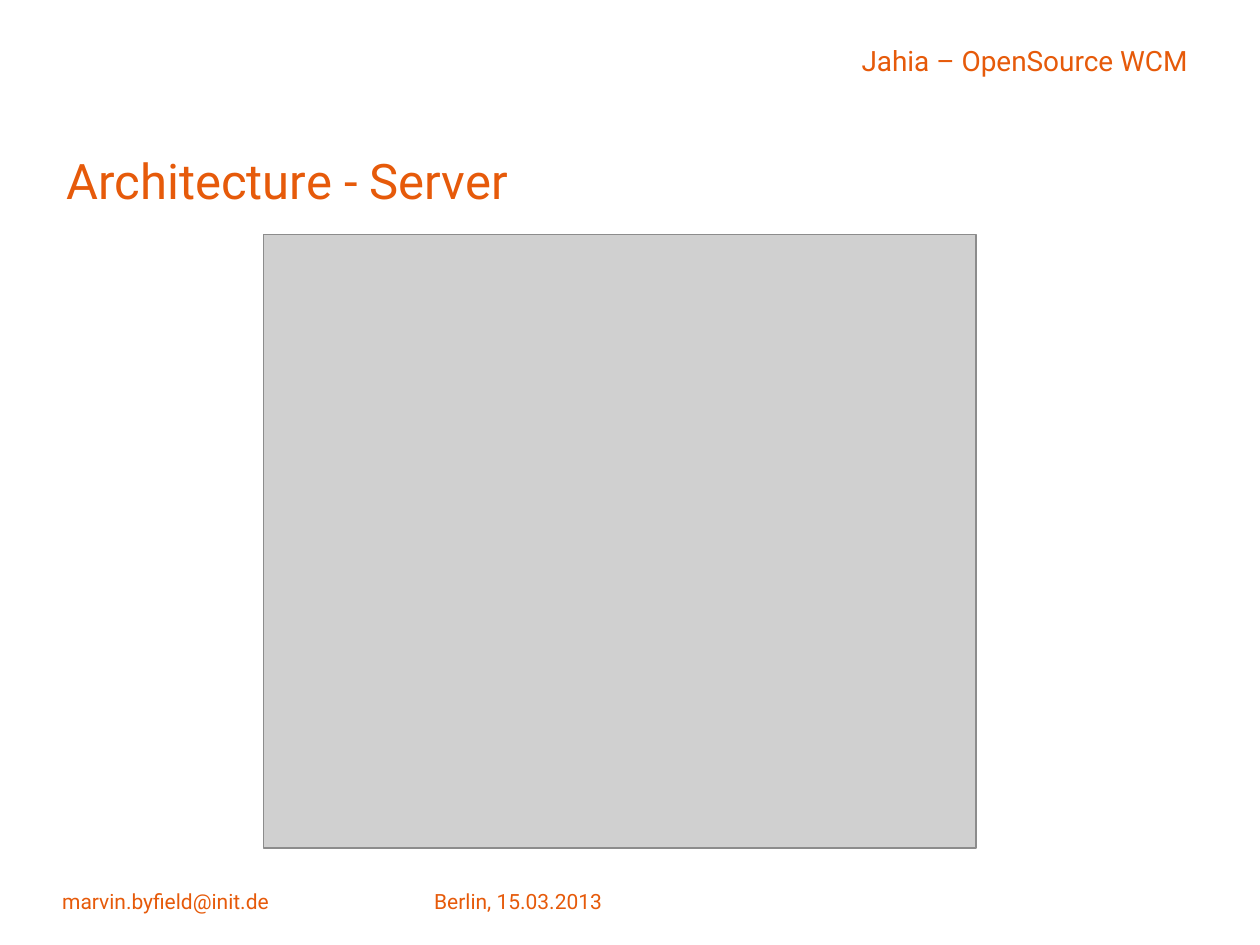
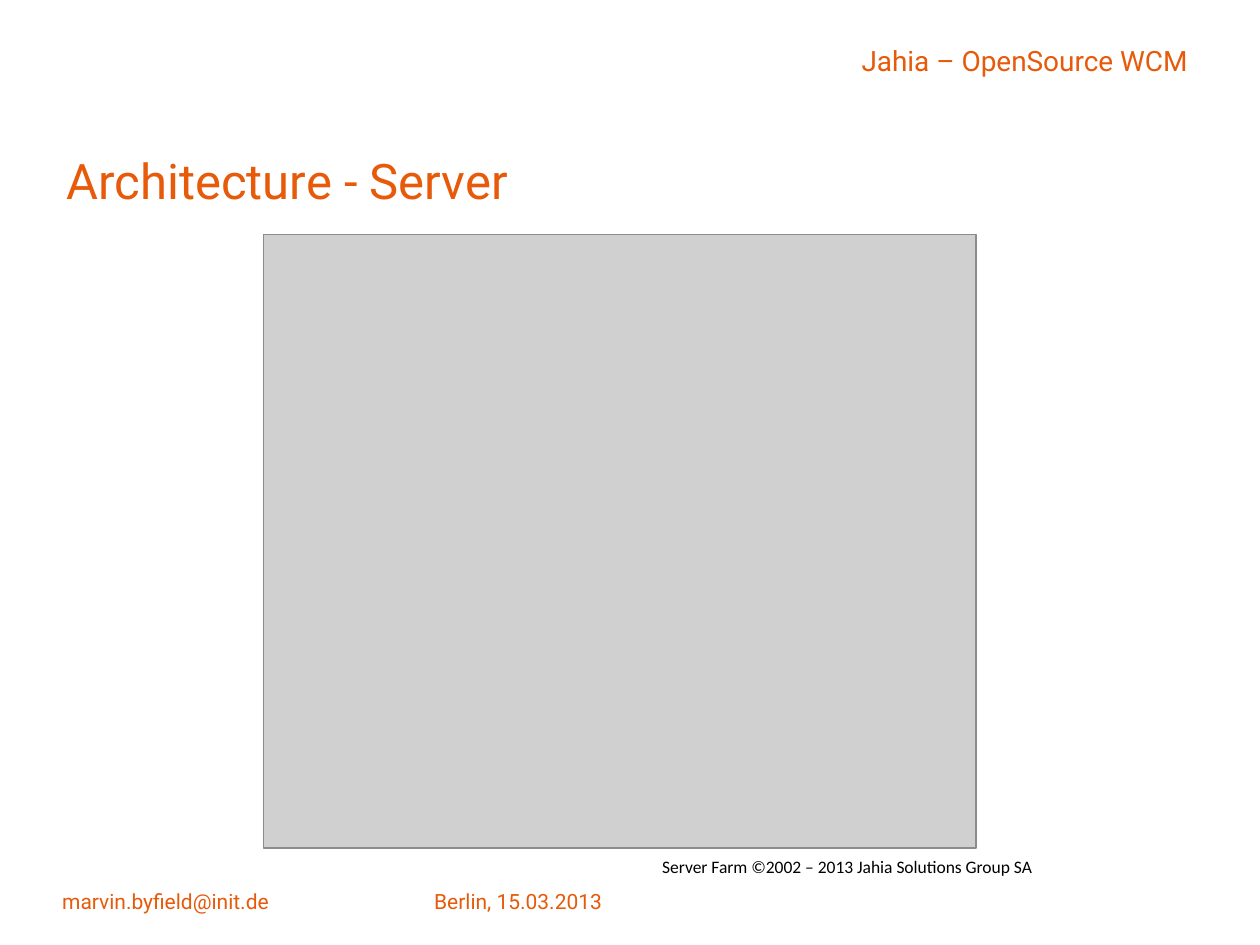
Before and after one commit to Malcolm-X/work, a slide deck: slide 41 of jahia_einführung.pptx (slide 38 before the commit). Drawn at 1260x945 pixels with LibreOffice and Linux fonts; fonts in the diff are those of the drawing; grey boxes stand for pictures; background and template pictures are left out. Boxes give left, top, right and bottom in pixels: in the first picture for what was removed or moved away, otherwise in the second. Text is boxed around its words. In the diff, an @@ line names an element or a change of style, - is before the commit and + after.

Commit message:
splitting presentation
Splitted Jahia Presentation in 2 parts

```diff
--- a/jahia_einführung.pptx
+++ b/jahia_einführung.pptx
@@ text added at (662,861,1032,876), 10 pt, text #000000 @@
+Server Farm ©2002 – 2013 Jahia Solutions Group SA
```
Also in this commit, not shown: 11 other slides changed, 12 slides added.
